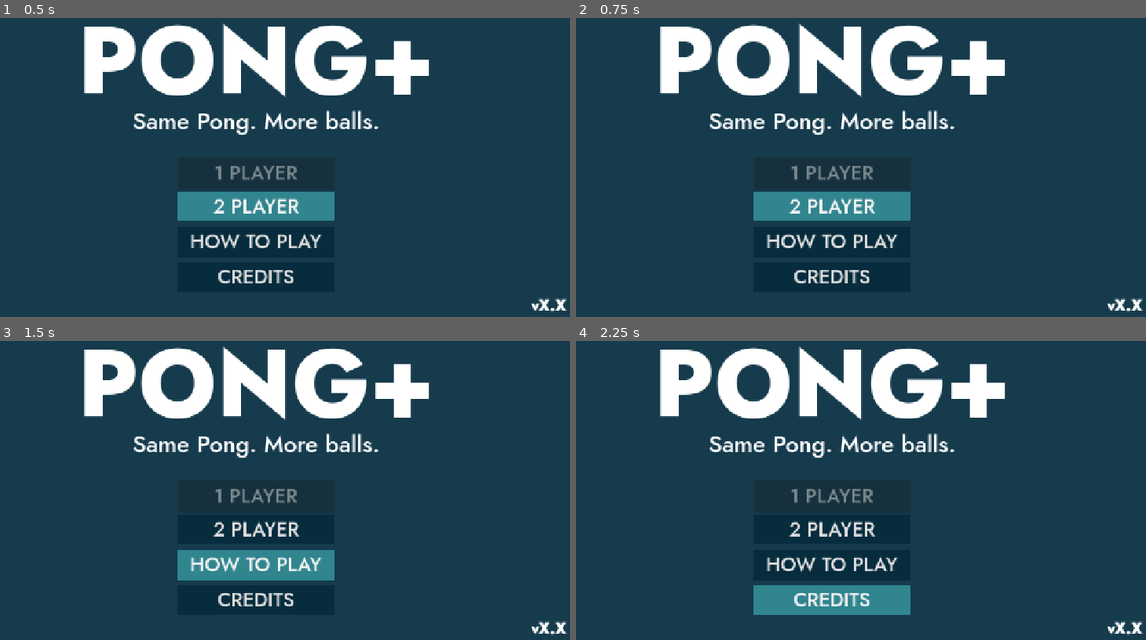
Above: before the commit, frames 1-4 (two rows, left to right).
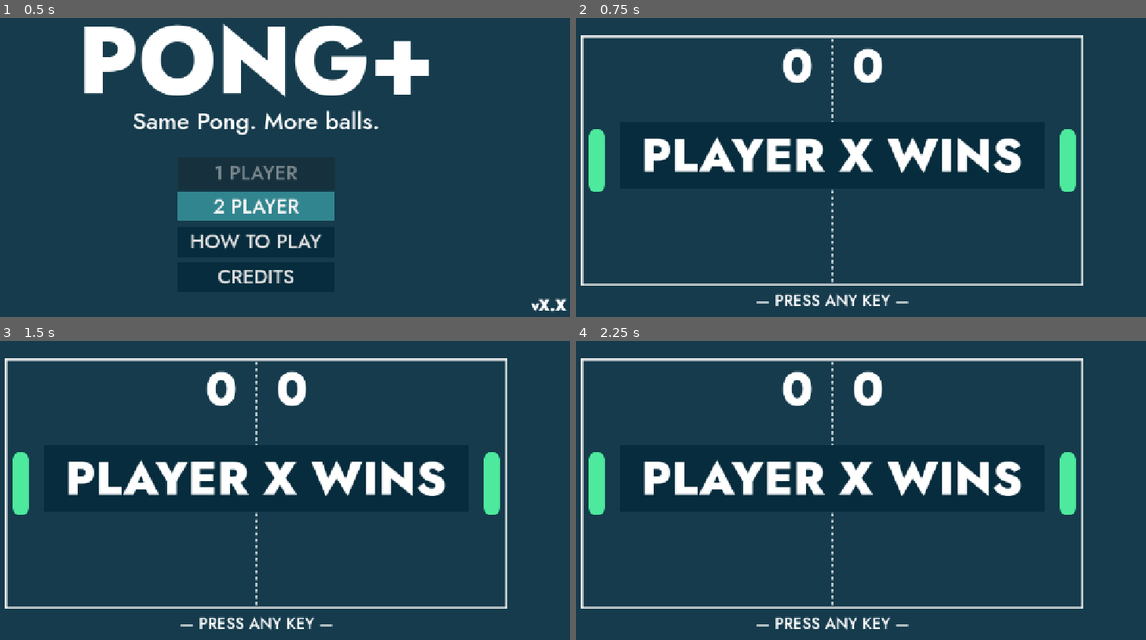
Above: after the commit, the same moments.

Repository: cf-Le3/pong-plus
Game: Godot game, scene res://main/main.tscn
The game is run twice, just before and just after one commit, with the same random seed, the same clock (stepped at 60 frames per second) and the same inputs.
Inputs (mouse positions are in pixels of both pictures, inside the frame that each line leads up to):
- Up to frame 1 (0.5 s): no input
- Up to frame 2 (0.75 s): click "2 PLAYER" at 0.5 s
- Up to frame 3 (1.5 s): click (256, 565) at 1.25 s, where only the run before the commit has a clickable "HOW TO PLAY"
- Up to frame 4 (2.25 s): click (832, 601) at 2 s, where only the run before the commit has a clickable "CREDITS"

Frame 1 is identical in both runs. In frame 2, 20% of the frame differs, in the area x 0-100%, y 1-99%; in frame 3, 20%; in frame 4, 20%.
Error before the commit: Parse Error: Identifier "_on_close_game" not declared in the current scope. (res://main/main.gd:8)

Commit message:
Rewrite game-loop logic
Signal callback functions were not connected so re-connected them.
Removed the "_process" function and instead now checks whether the victory and ball-spawn conditions after a goal is scored.
The game now returns to the main menu after any key is pressed after the victory condition has been reached.

Diff:
--- a/Pong Plus/game/game.gd
+++ b/Pong Plus/game/game.gd
@@ -1,4 +1,5 @@
 extends Node2D
+signal close_game
 @export var ball_scene: PackedScene
 const ARENA_W = 1024
 const ARENA_H = 512
@@ -12,6 +13,7 @@
 var initial_angles_offsets = [0, PI/2, PI, 3*PI/2]
 var score_player_1 = 0
 var score_player_2 = 0
+var close_game_enabled = false
 
 # Called when the node enters the scene tree for the first time.
 func _ready() -> void:
@@ -26,24 +28,26 @@
 	$BallSpawn.global_position = Vector2(viewport_w/2, viewport_h/2)
 	$Sprite2D.global_position = Vector2(viewport_w/2, viewport_h/2)
 
-# Called every frame. 'delta' is the elapsed time since the previous frame.
-func _process(delta: float) -> void:
-	if score_player_1 >= SCORE_MAX || score_player_2 >= SCORE_MAX:
-		game_over()
-	else:
-		if get_tree().get_nodes_in_group("balls").size() < 1:
-			spawn_ball()
+func _input(event) -> void:
+	if event is InputEventKey && close_game_enabled:
+		close_game.emit()
+
+func _on_wall_goal_left_ball_escaped() -> void:
+	score_player_2 += 1
+	$HUD.update_score(score_player_2, false)
+	do_stuff_after_scoring()
+
+func _on_wall_goal_right_ball_escaped() -> void:
+	score_player_1 += 1
+	$HUD.update_score(score_player_1, true)
+	do_stuff_after_scoring()
 
 func _on_ball_timer_timeout() -> void:
 	spawn_ball()
 
-func _on_wall_goal_left_ball_escaped() -> void:
-	score_player_2 += 1
-	$HUD.update_score(score_player_2, false)
+func _on_close_game_timer_timeout() -> void:
+	close_game_enabled = true
 
-func _on_wall_goal_right_ball_escaped() -> void:
-	score_player_1 += 1
-	$HUD.update_score(score_player_1, true)
 
 func spawn_ball() -> void:
 	if get_tree().get_nodes_in_group("balls").size() < BALLS_MAX:
@@ -55,7 +59,15 @@
 		balls_spawned += 1
 		$BallTimer.start()
 
+func do_stuff_after_scoring() -> void:
+	if score_player_1 >= SCORE_MAX || score_player_2 >= SCORE_MAX:
+		game_over()
+	elif get_tree().get_nodes_in_group("balls").size() < 1:
+		spawn_ball()
+
 func game_over() -> void:
+	$BallTimer.stop()
 	get_tree().call_group("paddles", "queue_free")
 	get_tree().call_group("balls", "queue_free")
 	$HUD.show_game_over(score_player_1, score_player_2)
+	$CloseGameTimer.start()
--- a/Pong Plus/game/game.tscn
+++ b/Pong Plus/game/game.tscn
@@ -32,5 +32,16 @@
 
 [node name="BallTimer" type="Timer" parent="."]
 wait_time = 5.0
+one_shot = true
+
+[node name="CloseGameTimer" type="Timer" parent="."]
+wait_time = 1.5
+one_shot = true
 
 [node name="HUD" parent="." instance=ExtResource("7_wr3ym")]
+
+[connection signal="ball_escaped" from="WallGoalLeft" to="." method="_on_wall_goal_left_ball_escaped"]
+[connection signal="ball_escaped" from="WallGoalRight" to="." method="_on_wall_goal_right_ball_escaped"]
+[connection signal="timeout" from="StartGameTimer" to="." method="_on_start_game_timer_timeout"]
+[connection signal="timeout" from="BallTimer" to="." method="_on_ball_timer_timeout"]
+[connection signal="timeout" from="CloseGameTimer" to="." method="_on_close_game_timer_timeout"]
--- a/Pong Plus/main/main.gd
+++ b/Pong Plus/main/main.gd
@@ -8,6 +8,10 @@
 	game.connect("close_game", _on_close_game)
 	add_child(game)
 
+func _on_close_game() -> void:
+	game.queue_free()
+	enable_title(true)
+
 func enable_title(status: bool) -> void:
 	$Title.visible = status
 	$Title.set_process_input(status)
--- a/Pong Plus/wall_goal/wall_goal.gd
+++ b/Pong Plus/wall_goal/wall_goal.gd
@@ -3,5 +3,6 @@
 
 func _on_body_exited(body: Node2D) -> void:
 	if body.is_in_group("balls"):
+		get_parent().remove_child(body)
 		body.queue_free()
 	ball_escaped.emit()
